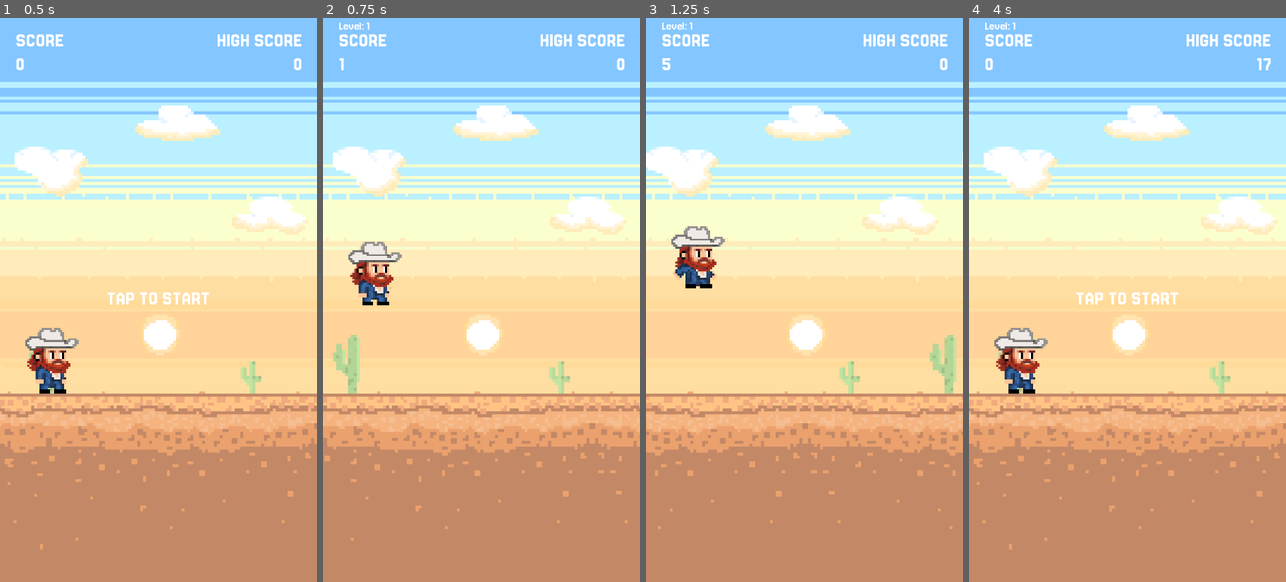
Above: before the commit, frames 1-4 (left to right).
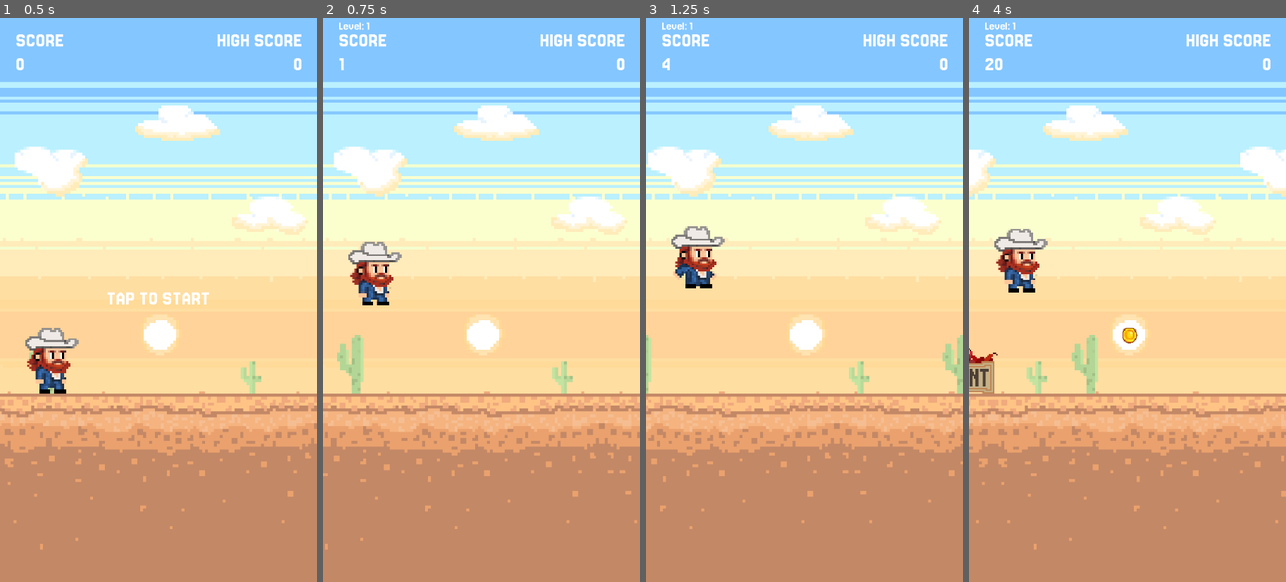
Above: after the commit, the same moments.

Repository: rgomezp/cowboy-game
Game: Godot game, scene res://scenes/main.tscn
Two runs of this game, one before a commit and one after it. Both use one fixed random seed, a clock stepped at 60 frames per second and the inputs below.
Inputs (mouse positions are in pixels of both pictures, inside the frame that each line leads up to):
- Up to frame 1 (0.5 s): no input
- Up to frame 2 (0.75 s): tap Enter (ui_accept) at 0.5 s; move the mouse to (551, 271) at 0.52 s; click (551, 271) at 0.67 s
- Up to frame 3 (1.25 s): tap Enter (ui_accept) at 0.77 s
- Up to frame 4 (4 s): drag from (1064, 328) to (1111, 412) at 1.27 s; move the mouse to (1159, 175) at 2.02 s; hold Down (ui_down) 2.03-2.75 s; drag from (1111, 412) to (988, 283) at 2.77 s; click (1127, 300) at 3.5 s, where only the run before the commit has a clickable "RESTART"

Frame 1 is identical in both runs. In frame 2, 3.9% of the frame differs, in the area x 0-100%, y 15-95%; in frame 3, 5.3%; in frame 4, 14%, in the area x 0-100%, y 7-95%.

Commit message:
Adjusts difficulty scaling and game speed
Tweaks the difficulty thresholds and game speed progression to provide a smoother and more balanced gaming experience.
The difficulty now increases more gradually, allowing players to adapt to the challenges.

Diff:
--- a/scenes/main.gd
+++ b/scenes/main.gd
@@ -79,9 +79,10 @@
 
 # Difficulty system
 var current_difficulty_level : int = 1
-const LEVEL_1_THRESHOLD : int = 0      # Start at level 1
-const LEVEL_2_THRESHOLD : int = 50000  # Switch to level 2 at 50k distance
-const LEVEL_3_THRESHOLD : int = 100000 # Switch to level 3 at 100k distance
+const LEVEL_1_THRESHOLD : int = 0       # Start at level 1
+const LEVEL_2_THRESHOLD : int = 37500  # Switch to level 2 at 37.5k distance
+const LEVEL_3_THRESHOLD : int = 75000  # Switch to level 3 at 75k distance
+const LEVEL_4_THRESHOLD : int = 112500 # Switch to level 4 at 112.5k distance
 
 # Score delta display variables
 var score_delta_timer: float = 0.0
@@ -436,7 +437,9 @@
 
 func update_difficulty_level():
 	# Determine difficulty level based on distance
-	if distance >= LEVEL_3_THRESHOLD:
+	if distance >= LEVEL_4_THRESHOLD:
+		current_difficulty_level = 4
+	elif distance >= LEVEL_3_THRESHOLD:
 		current_difficulty_level = 3
 	elif distance >= LEVEL_2_THRESHOLD:
 		current_difficulty_level = 2
@@ -470,13 +473,15 @@
 		update_difficulty_level()
 
 		# Calculate speed based on difficulty level
-		# Level 1: speed 10, Level 2: speed 15, Level 3: speed 20
+		# Level 1: speed 10, Level 2: speed 12, Level 3: speed 14, Level 4: speed 16
 		if current_difficulty_level == 1:
-			speed = 12.5
+			speed = 10.0
 		elif current_difficulty_level == 2:
-			speed = 15.0
-		else:  # Level 3
-			speed = 17.5
+			speed = 12.0
+		elif current_difficulty_level == 3:
+			speed = 14.0
+		else:  # Level 4
+			speed = 16.0
 
 		# Apply powerup speed modifier (e.g., from gokart)
 		speed *= powerup_manager.get_speed_modifier()
